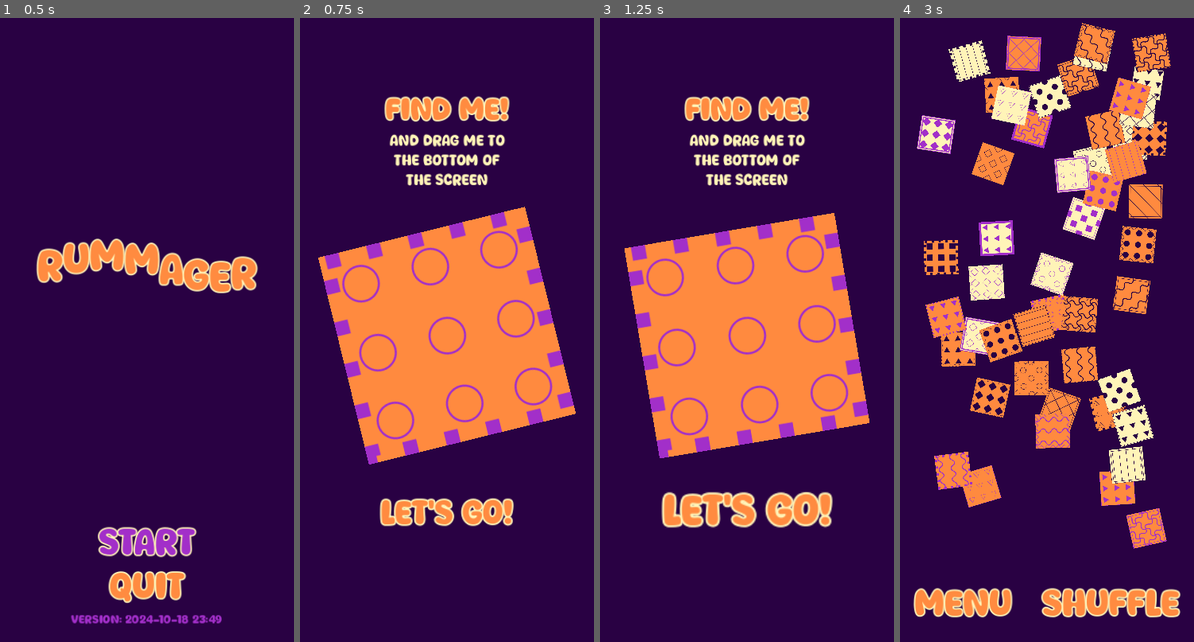
Above: before the commit, frames 1-4 (left to right).
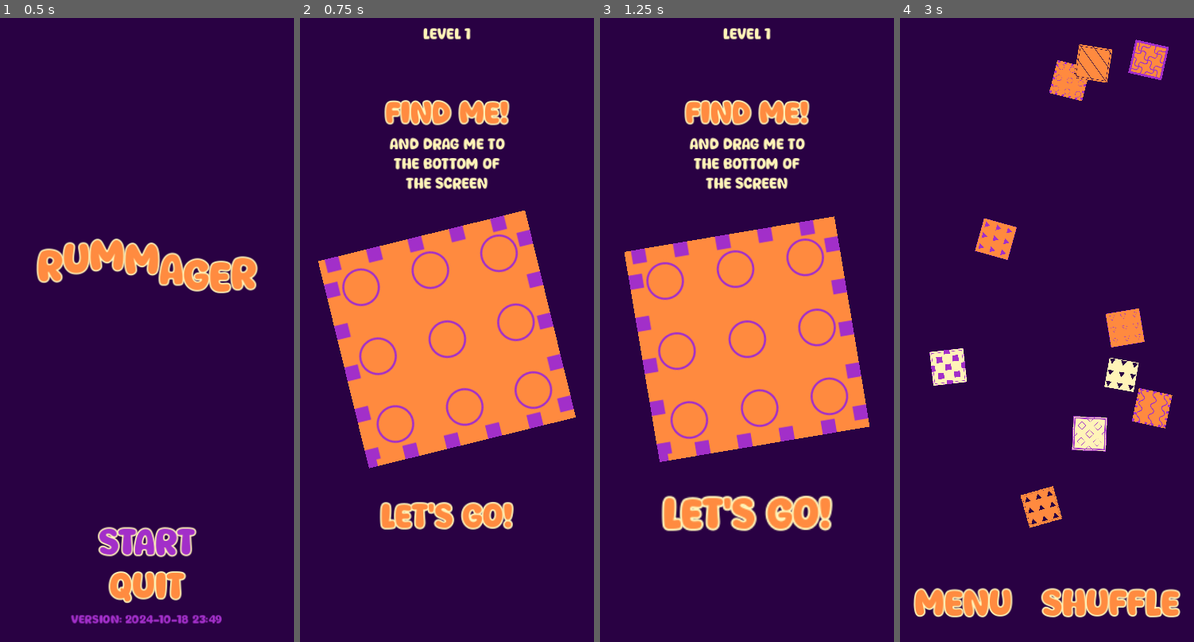
Above: after the commit, the same moments.

Repository: magopian/rummager
Game: Godot game, scene res://start_menu.tscn
Two runs of this game, one before a commit and one after it. Both use one fixed random seed, a clock stepped at 60 frames per second and the inputs below.
Inputs:
- Up to frame 1 (0.5 s): no input
- Up to frame 2 (0.75 s): click "START" at 0.5 s
- Up to frame 3 (1.25 s): no input
- Up to frame 4 (3 s): click "Let's go!" at 1.25 s; click "Shuffle" at 2 s; click "Let's go!" at 2.75 s

Frame 1 is identical in both runs. In frame 2, 8.9% of the frame differs, in the area x 6-94%, y 1-83%; in frame 3, 9.4%; in frame 4, 28%, in the area x 5-93%, y 0-86%.

Commit message:
Increasing number of cards through levels

Diff:
--- a/game.gd
+++ b/game.gd
@@ -5,6 +5,7 @@
 @onready var shuffle_button: Button = %ShuffleButton
 @onready var cards: Node2D = %Cards
 @onready var pick_me_canvas_layer: CanvasLayer = %PickMeCanvasLayer
+@onready var level_label: Label = %LevelLabel
 @onready var card_display: Control = %CardDisplay
 @onready var lets_go_button: Button = %LetsGoButton
 @onready var you_win_canvas_layer: CanvasLayer = %YouWinCanvasLayer
@@ -16,7 +17,7 @@
 @onready var card_scene: PackedScene = preload("res://card.tscn")
 
 
-@export var num_cards: int = 50
+@export var num_cards: int = 10
 @export var background_colors: Array[Color]
 @export var colors: Array[Color]
 @export var patterns: Array[CompressedTexture2D]
@@ -37,7 +38,8 @@
 	try_again_lost_button.pressed.connect(_on_shuffle_button_pressed)
 	shuffle_button.pressed.connect(_on_shuffle_button_pressed)
 	lets_go_button.pressed.connect(_on_lets_go_button_pressed)
-	for i in range(num_cards):
+	level_label.text += str(Global.level)
+	for i in range(Global.level * num_cards):
 		var card: Card = new_card()
 		cards.add_child(card)
 		if i == 0:
@@ -112,15 +114,18 @@
 	if thrown_out_bottom(card):
 		if card == card_to_find:
 			you_win_canvas_layer.show()
+			Global.level += 1
 			animate_button(try_again_button)
 		else:
 			you_lose_canvas_layer.show()
 			lost_reason.text = "You chose the wrong card"
+			Global.level = 1
 			animate_button(try_again_lost_button)
 	else:
 		if card == card_to_find:
 			you_lose_canvas_layer.show()
 			lost_reason.text = "You discarded the card you were looking for"
+			Global.level = 1
 			animate_button(try_again_lost_button)
 
 
--- a/game.tscn
+++ b/game.tscn
@@ -144,7 +144,6 @@
 
 [node name="PickMeCanvasLayer" type="CanvasLayer" parent="."]
 unique_name_in_owner = true
-visible = false
 
 [node name="ColorRect" type="ColorRect" parent="PickMeCanvasLayer"]
 anchors_preset = 15
@@ -154,17 +153,34 @@
 grow_vertical = 2
 color = Color(0.160784, 0.00392157, 0.262745, 1)
 
-[node name="CenterContainer" type="CenterContainer" parent="PickMeCanvasLayer"]
-anchors_preset = 15
-anchor_right = 1.0
-anchor_bottom = 1.0
-grow_horizontal = 2
-grow_vertical = 2
-
-[node name="VBoxContainer" type="VBoxContainer" parent="PickMeCanvasLayer/CenterContainer"]
-layout_mode = 2
-
-[node name="Label" type="Label" parent="PickMeCanvasLayer/CenterContainer/VBoxContainer"]
+[node name="MarginContainer" type="MarginContainer" parent="PickMeCanvasLayer"]
+anchors_preset = 15
+anchor_right = 1.0
+anchor_bottom = 1.0
+grow_horizontal = 2
+grow_vertical = 2
+theme_override_constants/margin_left = 20
+theme_override_constants/margin_top = 30
+theme_override_constants/margin_right = 20
+theme_override_constants/margin_bottom = 20
+
+[node name="LevelLabel" type="Label" parent="PickMeCanvasLayer/MarginContainer"]
+unique_name_in_owner = true
+layout_mode = 2
+size_flags_horizontal = 4
+size_flags_vertical = 0
+theme_override_colors/font_color = Color(1, 0.956863, 0.721569, 1)
+theme_override_font_sizes/font_size = 20
+text = "Level "
+horizontal_alignment = 1
+
+[node name="CenterContainer" type="CenterContainer" parent="PickMeCanvasLayer/MarginContainer"]
+layout_mode = 2
+
+[node name="VBoxContainer" type="VBoxContainer" parent="PickMeCanvasLayer/MarginContainer/CenterContainer"]
+layout_mode = 2
+
+[node name="Label" type="Label" parent="PickMeCanvasLayer/MarginContainer/CenterContainer/VBoxContainer"]
 layout_mode = 2
 theme_override_colors/font_color = Color(1, 0.545098, 0.25098, 1)
 theme_override_colors/font_outline_color = Color(1, 0.956863, 0.721569, 1)
@@ -173,7 +189,7 @@
 text = "Find Me!"
 horizontal_alignment = 1
 
-[node name="Label2" type="Label" parent="PickMeCanvasLayer/CenterContainer/VBoxContainer"]
+[node name="Label2" type="Label" parent="PickMeCanvasLayer/MarginContainer/CenterContainer/VBoxContainer"]
 layout_mode = 2
 theme_override_colors/font_color = Color(1, 0.956863, 0.721569, 1)
 theme_override_font_sizes/font_size = 20
@@ -182,16 +198,16 @@
 the screen"
 horizontal_alignment = 1
 
-[node name="CardDisplay" type="Control" parent="PickMeCanvasLayer/CenterContainer/VBoxContainer"]
+[node name="CardDisplay" type="Control" parent="PickMeCanvasLayer/MarginContainer/CenterContainer/VBoxContainer"]
 unique_name_in_owner = true
 custom_minimum_size = Vector2(400, 400)
 layout_mode = 2
 
-[node name="Control" type="Control" parent="PickMeCanvasLayer/CenterContainer/VBoxContainer"]
+[node name="Control" type="Control" parent="PickMeCanvasLayer/MarginContainer/CenterContainer/VBoxContainer"]
 custom_minimum_size = Vector2(200, 100)
 layout_mode = 2
 
-[node name="LetsGoButton" type="Button" parent="PickMeCanvasLayer/CenterContainer/VBoxContainer/Control"]
+[node name="LetsGoButton" type="Button" parent="PickMeCanvasLayer/MarginContainer/CenterContainer/VBoxContainer/Control"]
 unique_name_in_owner = true
 layout_mode = 1
 anchors_preset = 15
@@ -267,7 +283,7 @@
 theme_override_colors/font_outline_color = Color(1, 0.956863, 0.721569, 1)
 theme_override_constants/outline_size = 8
 theme_override_font_sizes/font_size = 40
-text = "Try again"
+text = "Next level"
 flat = true
 
 [node name="YouLoseCanvasLayer" type="CanvasLayer" parent="."]
--- /dev/null
+++ b/global.gd
@@ -0,0 +1,3 @@
+extends Node
+
+@export var level: int = 1
--- a/project.godot
+++ b/project.godot
@@ -16,6 +16,10 @@
 config/features=PackedStringArray("4.3", "Mobile")
 config/icon="res://icon.svg"
 
+[autoload]
+
+Global="*res://global.gd"
+
 [display]
 
 window/size/viewport_width=414
